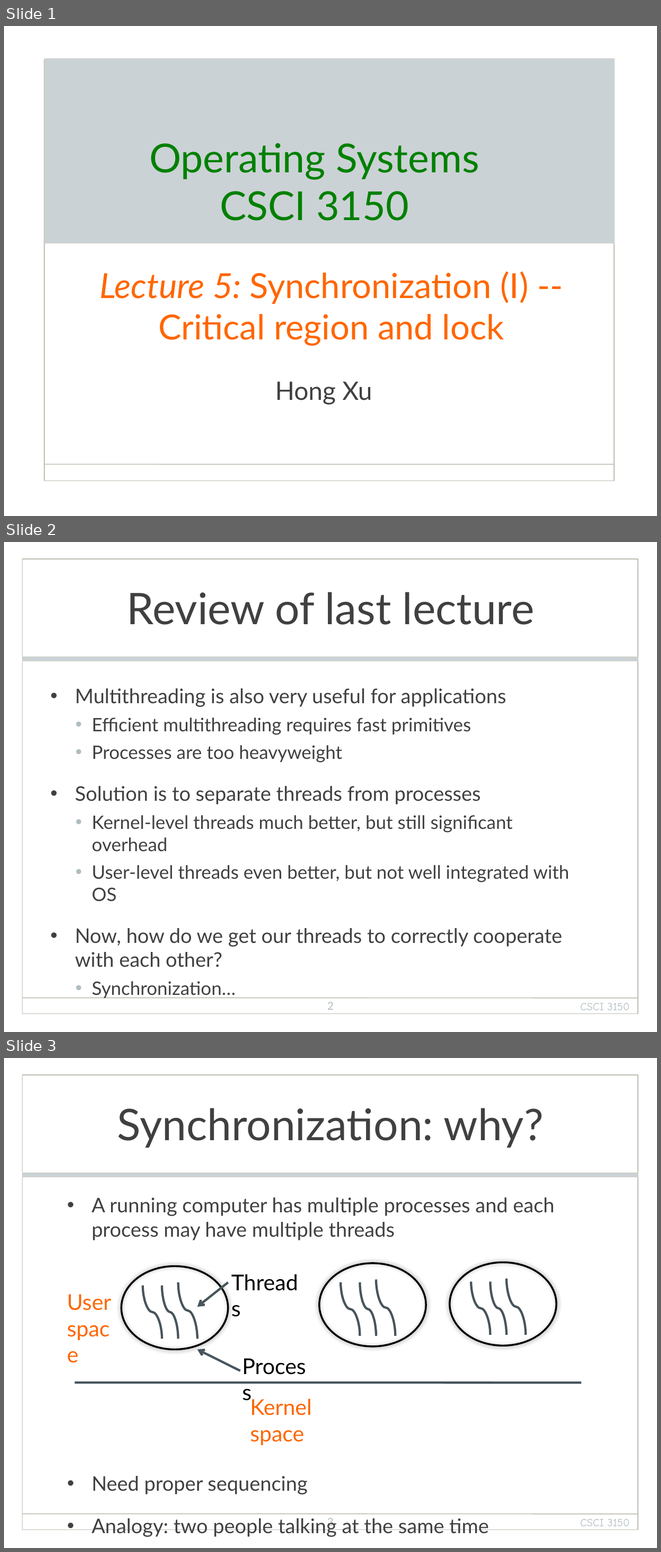
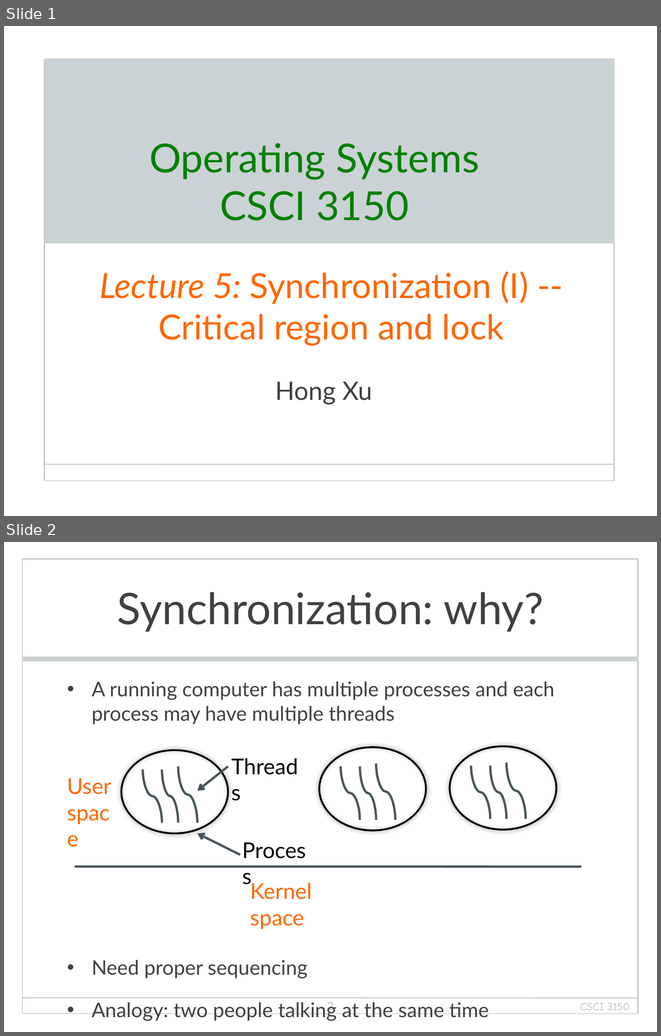
Before and after one commit to henryhxu/CSCI3150, a slide deck: lecture/lec5_sync.pptx. Shown one above the other, each under a label of ours: slides 1, 2 and 3 before the commit, slides 1 and 2 after it. The pictures are 661x1552 and 661x1036 pixels, drawn with LibreOffice and Linux fonts; fonts in the diff are those of the drawing; background and template pictures are left out. Boxes give left, top, right and bottom in pixels: in the first picture for what was removed or moved away, otherwise in the second. Text is boxed around its words. In the diff, an @@ line names an element or a change of style, - is before the commit and + after.

```diff
--- a/lecture/lec5_sync.pptx
+++ b/lecture/lec5_sync.pptx
@@ slide 2 removed at bbox=[4, 542, 657, 1032], background picture (left out); not listed: 3 template elements that a slide beside it also shows @@
@@ title removed at bbox=[127, 592, 535, 625] @@
-Review of last lecture
@@ text removed at bbox=[75, 688, 570, 967] @@
-• Multithreading is also very useful for applications
-  • Efficient multithreading requires fast primitives
-  • Processes are too heavyweight
-• Solution is to separate threads from processes
-  • Kernel-level threads much better, but still significant overhead
-  • User-level threads even better, but not well integrated with OS
-• Now, how do we get our threads to correctly cooperate with each other?
-  • Synchronization…
@@ page number removed at bbox=[327, 1002, 334, 1009] @@
-2
@@ text removed at bbox=[580, 1003, 629, 1014] @@
-CSCI 3150
@@ what was slide 3 is now slide 2 @@
```
Also in this commit, not shown: 3 slides changed.
